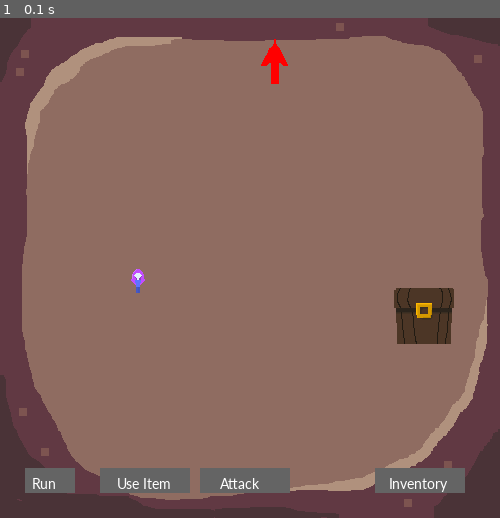
Above: before the commit, frame 1.
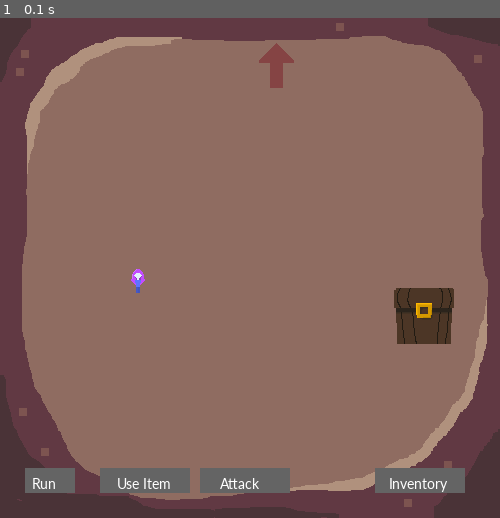
Above: after the commit, the same moment.

Repository: anra8571/csci4448_dungeoncrawler
Game: pygame game, started from pygame_test.py
The game is run twice, just before and just after one commit, with the same random seed, the same clock (stepped at 60 frames per second) and the same inputs.
Inputs:
- Up to frame 1 (0.1 s): no input

The runs differ from the first frame. In frame 1, 0.3% of the frame differs, in the area x 51-59%, y 4-14%.

Commit message:
room class

Diff:
--- a/pygame_test.py
+++ b/pygame_test.py
@@ -4,6 +4,7 @@
 # https://www.pygame.org/docs/ref/cursors.html: Cursors
 
 import item
+import room
 import pygame
 from pygame.locals import (
     RLEACCEL,
@@ -61,9 +62,16 @@
         return acquired_item
 
 class ArrowSprite(pygame.sprite.Sprite):
-    def __init__(self):
+    def __init__(self, direction):
         super(ArrowSprite, self).__init__()
-        char_path = os.path.join("graphics", "arrow.png")
+        if direction == "North":
+            char_path = os.path.join("graphics", "arrow_up.png")
+        elif direction == "East":
+            char_path = os.path.join("graphics", "arrow_right.png")
+        elif direction == "South":
+            char_path = os.path.join("graphics", "arrow_down.png")
+        else:
+            char_path = os.path.join("graphics", "arrow_left.png")
         self.surf = pygame.image.load(char_path).convert()
         self.surf.set_colorkey((0, 0, 0), RLEACCEL)
         self.rect = self.surf.get_rect()
@@ -79,6 +87,8 @@
 screen = pygame.display.set_mode([WIDTH, HEIGHT])
 bg_path = os.path.join("graphics", "arena.png")
 bg_image = pygame.image.load(bg_path)
+bg_monster_path = os.path.join("graphics", "bg_monster.png")
+bg_monster = pygame.image.load(bg_monster_path)
 smallfont = pygame.font.SysFont('Corbel', 16)
 show_inventory = False
 pygame.cursors.Cursor()
@@ -90,12 +100,21 @@
 inventory = InventorySprite()
 chest = ChestSprite("closed_chest.png")
 chest_opened = False
-northArrow = ArrowSprite()
+northArrow = ArrowSprite("North")
+eastArrow = ArrowSprite("East")
+southArrow = ArrowSprite("South")
+westArrow = ArrowSprite("West")
+
+map = {} # empty dictionary that will contain all the rooms - coordinate tuple is the key, room object value
+currentRoom = room.Room((0,0), "safe") # create initial room at (0,0) and it is a safe room
 
 run = True
 while run:
     # Draws the background and inventory buttons
-    screen.blit(bg_image, (0, 0))
+    if currentRoom.roomType == "safe":
+        screen.blit(bg_image, (0, 0)) # safe room background
+    else:
+        screen.blit(bg_monster, (0,0)) # monster background
     pygame.draw.rect(screen, (100, 100, 100), [375, 450, 90, 25]) # Inventory
     text = smallfont.render("Inventory", True, (255, 255, 255))
     screen.blit(text, (389, 457))
--- /dev/null
+++ b/room.py
@@ -0,0 +1,29 @@
+import random
+
+class Room():
+    def __init__(self, coords):
+        # room type, chest, coordinates, monster
+        num = random.randint(1, 10)
+        if num <= 8: # 80% chance of monster room
+            self.roomType = "monster"
+        else: # 20% chance of safe room
+            self.roomType = "safe"
+
+        if self.roomType == "monster":
+            # self.monster = Monster()
+            print("Init monster for this room")
+        else:
+            # self.chest = Chest()
+            print("Init chest for this room")
+
+        self.x = coords[0] # pass in the x and y coordinates when initialized, based on player's location and which arrow is clicked
+        self.y = coords[1]
+
+    def __init__(self, coords, roomType): # for initial safe room,
+        # room type, chest, coordinates, monster
+        self.roomType = roomType
+
+        # self.chest = Chest() # init chest for this room
+
+        self.x = coords[0] # pass in the x and y coordinates when initialized, based on player's location and which arrow is clicked
+        self.y = coords[1]
Binary file added: graphics/arrow_down.png
Binary file added: graphics/arrow_left.png
Binary file added: graphics/arrow_right.png
Binary file added: graphics/arrow_up.png
Binary file added: graphics/bg_monster.png
Binary file added: graphics/bg_safe.png
